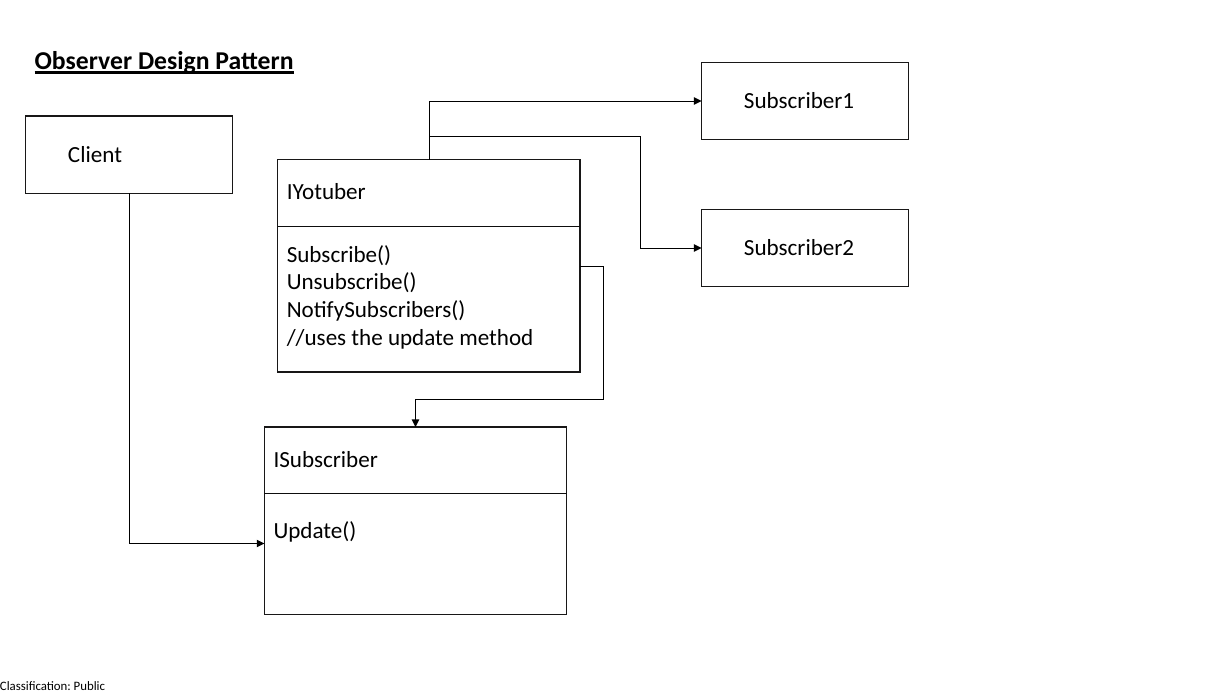
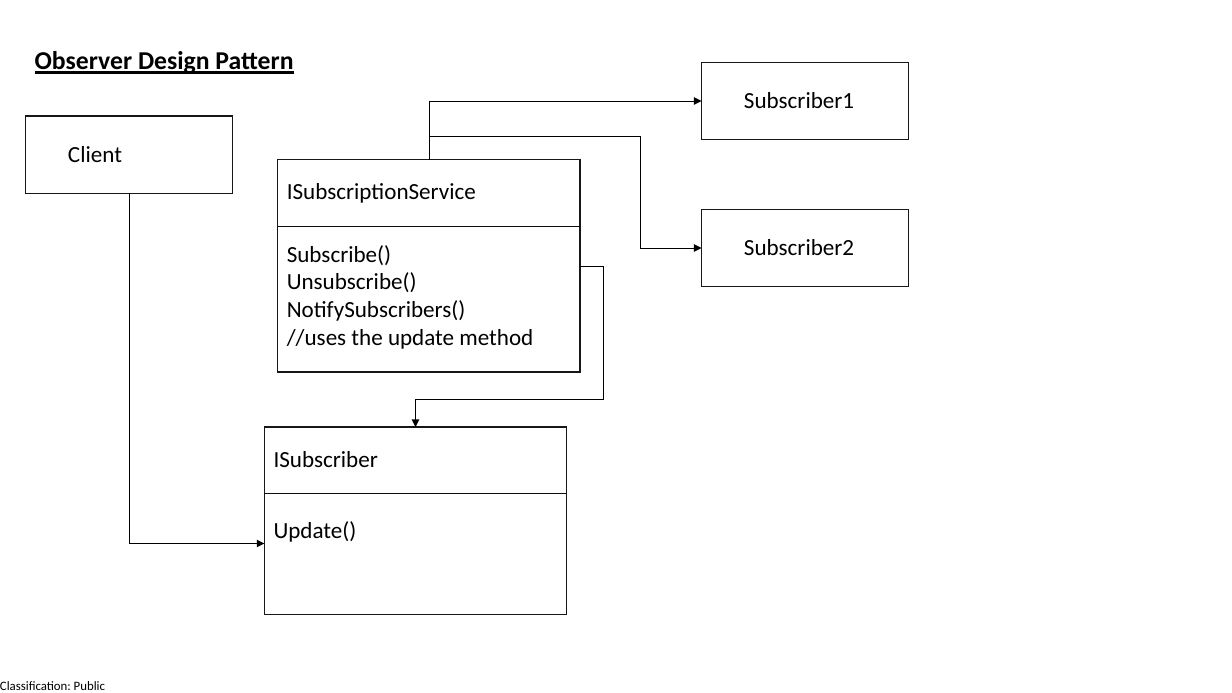
Before and after one commit to manaswiniray/DesignPatterns, a slide deck: slide 16 of UMLDiagrams.pptx. Drawn at 1232x693 pixels with LibreOffice and Linux fonts; fonts in the diff are those of the drawing. Boxes give left, top, right and bottom in pixels: in the first picture for what was removed or moved away, otherwise in the second. Text is boxed around its words. In the diff, an @@ line names an element or a change of style, - is before the commit and + after.

```diff
--- a/UMLDiagrams.pptx
+++ b/UMLDiagrams.pptx
@@ text at [287, 183, 476, 203]: text changed @@
-IYotuber
+ISubscriptionService
```
Also in this commit, not shown: 2 other slides changed, 3 other files.
